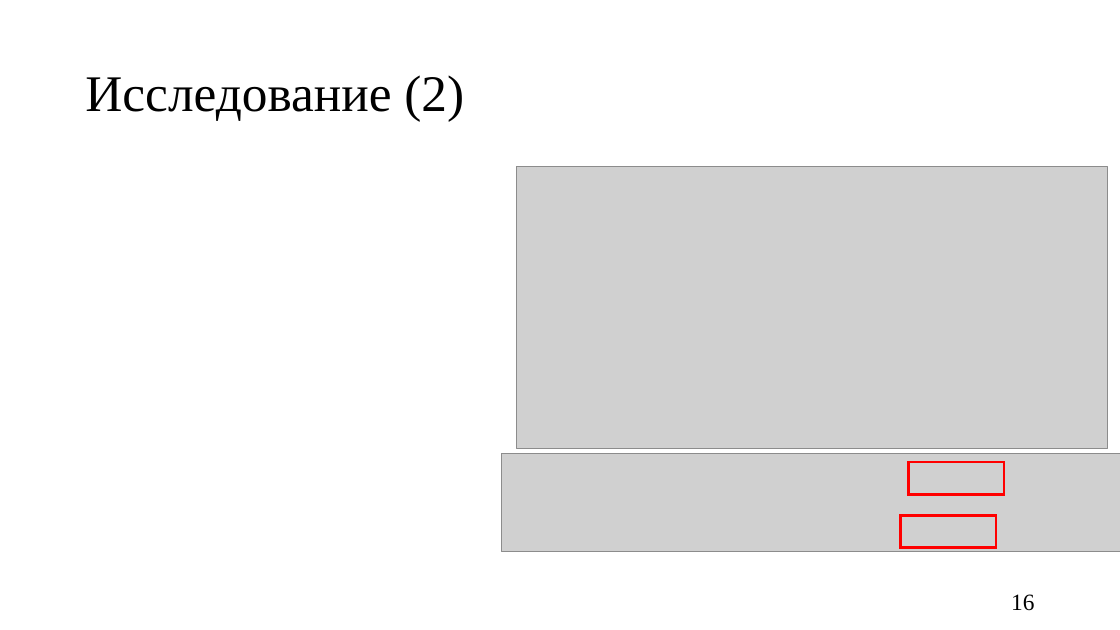
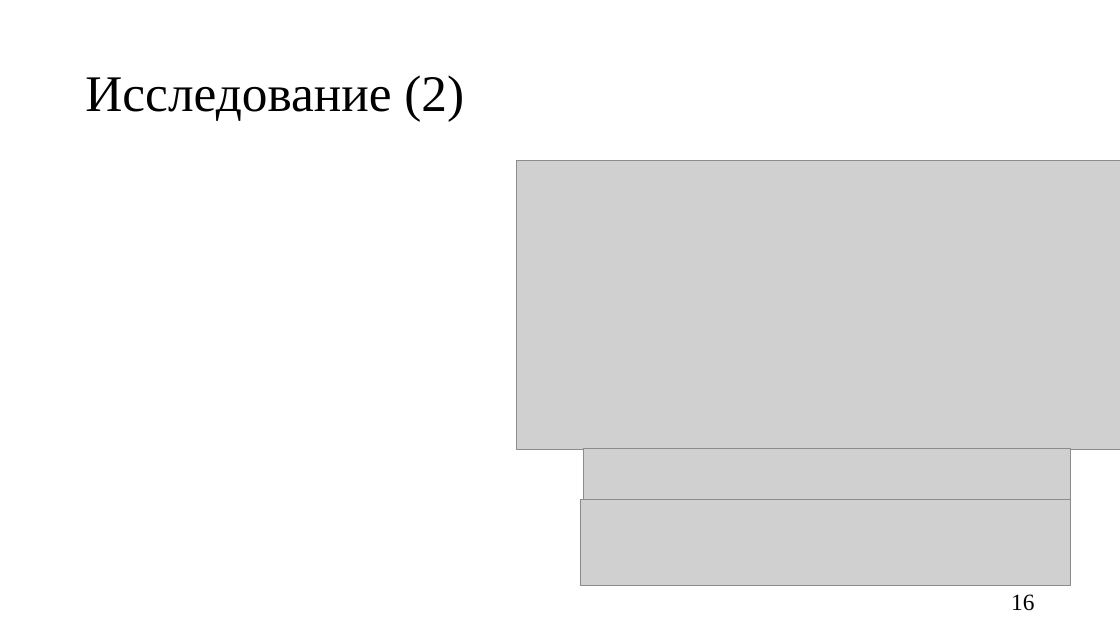
Before and after one commit to Kukushenok/competitive-math-game, a slide deck: slide 16 of docs/presentation.pptx. Drawn at 1120x630 pixels with LibreOffice and Linux fonts; fonts in the diff are those of the drawing; grey boxes stand for pictures. Boxes give left, top, right and bottom in pixels: in the first picture for what was removed or moved away, otherwise in the second. Text is boxed around its words. In the diff, an @@ line names an element or a change of style, - is before the commit and + after.

```diff
--- a/docs/presentation.pptx
+++ b/docs/presentation.pptx
@@ picture: place and size @@
-picture at bbox=[517, 166, 1107, 449]
+picture at bbox=[517, 160, 1120, 450]
@@ picture: place and size @@
-picture at bbox=[502, 454, 1120, 552]
+picture at bbox=[583, 448, 1070, 520]
@@ rectangle removed at bbox=[909, 462, 1005, 495] @@
@@ picture added at bbox=[580, 500, 1070, 586] @@
@@ rectangle removed at bbox=[901, 515, 996, 548] @@
```
Also in this commit, not shown: 3 other slides changed, 10 other files.
